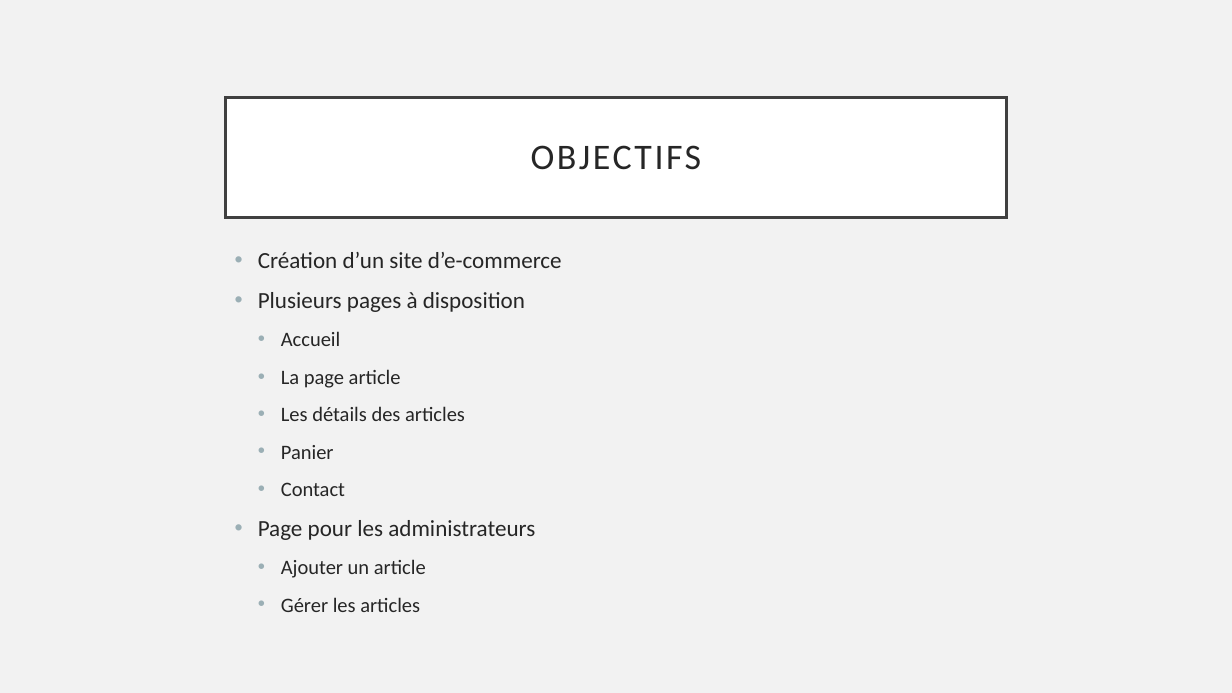
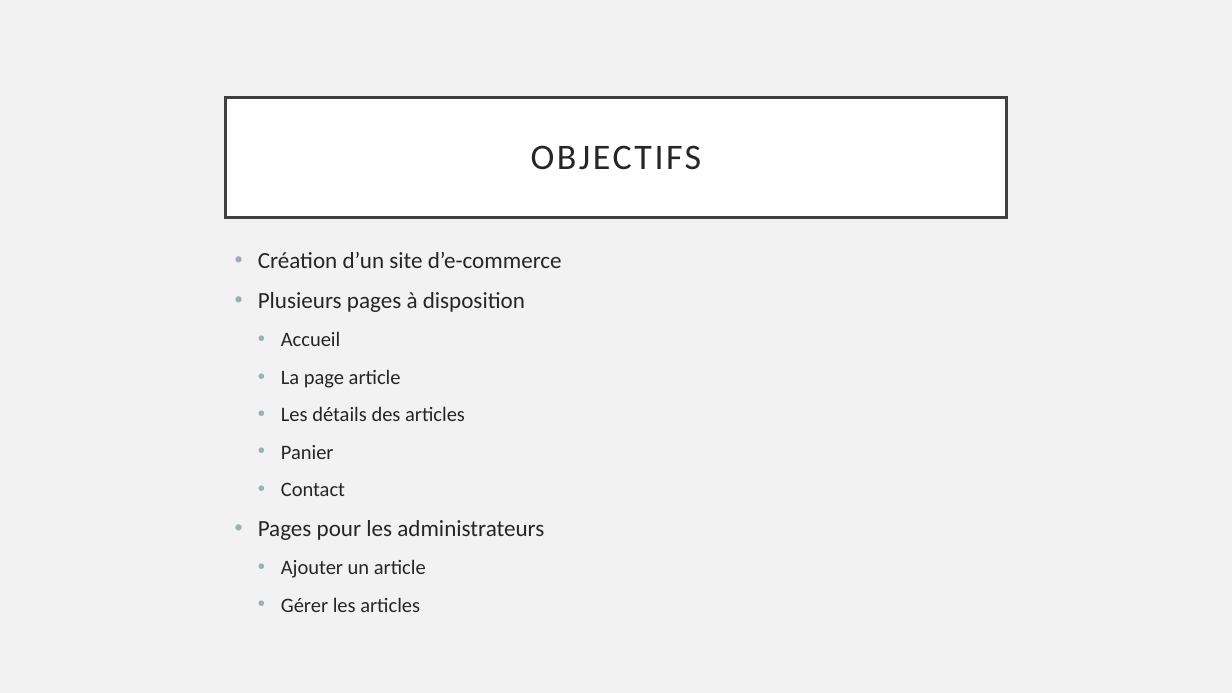
Before and after one commit to JeremyGfeller/Pre-TPi, a slide deck: slide 4 of Documentation/Présentation.pptx. Drawn at 1232x693 pixels with LibreOffice and Linux fonts; fonts in the diff are those of the drawing. Boxes give left, top, right and bottom in pixels: in the first picture for what was removed or moved away, otherwise in the second. Text is boxed around its words. In the diff, an @@ line names an element or a change of style, - is before the commit and + after.

```diff
--- a/Documentation/Présentation.pptx
+++ b/Documentation/Présentation.pptx
@@ text at (258,520,544,540): text changed @@
-• Page pour les administrateurs
+• Pages pour les administrateurs
```
Also in this commit, not shown: 1 other slide changed, 8 slides added, 8 other files.
